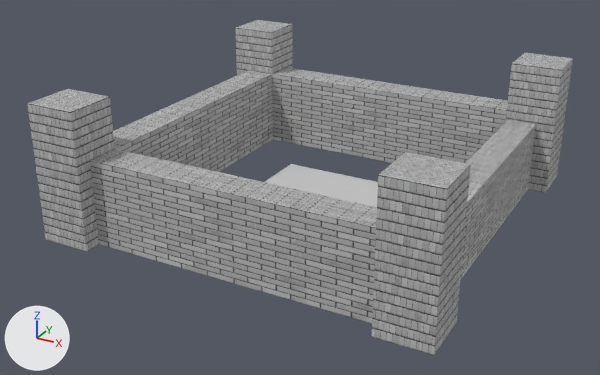
The FBX model Game/Game/GameContent/Level/castlelevel.FBX: old version first, new version second.
Before and after are seen from a 50 mm lens placed at (5.35, -10.45, 5.45), pointed at (-0.18, -0.39, 0.42). The lights are fixed; the arrows at lower left show +X, +Y and +Z. Where no turn or scale is listed for an object, it has been applied to the vertices.

Script lines for the objects in view, before the commit:
```python
ob_box003 = bpy.data.objects.new('Box003', me_mesh_001)
ob_box003.location = (2.54, 2.54, 0.0)
ob_box004 = bpy.data.objects.new('Box004', me_mesh_002)
ob_box004.location = (2.54, -2.54, 0.0)
ob_box004.scale = (0.0254, 0.0254, 0.0254)
ob_box005 = bpy.data.objects.new('Box005', me_mesh_003)
ob_box005.location = (-2.54, -2.54, 0.0)
ob_box006 = bpy.data.objects.new('Box006', me_mesh_004)
ob_box006.location = (-2.54, 2.54, 0.0)
ob_box007 = bpy.data.objects.new('Box007', me_mesh_005)
ob_box007.location = (0.0, -2.41, 0.0)
ob_box008 = bpy.data.objects.new('Box008', me_mesh_006)
ob_box008.location = (0.0, 2.41, 0.0)
ob_box009 = bpy.data.objects.new('Box009', me_mesh_007)
ob_box009.location = (-2.41, 0.0, 0.0)
ob_box010 = bpy.data.objects.new('Box010', me_mesh_008)
ob_box010.location = (2.41, 0.0, 0.0)
ob_plane001 = bpy.data.objects.new('Plane001', me_mesh)
ob_plane001.location = (0.0, 0.0, 0.0)
ob_plane001.scale = (0.0254, 0.0254, 0.0254)
```
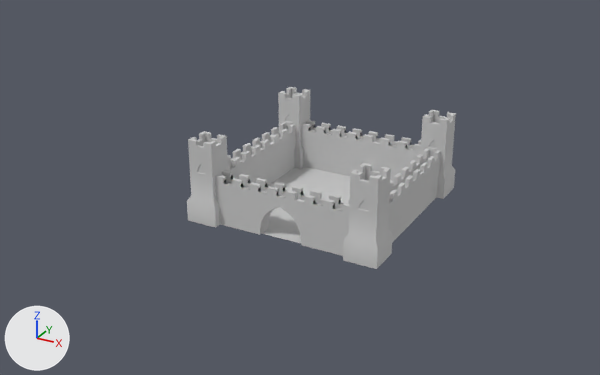
The newer file is also rescaled (x1.968) as a whole; pictures and numbers use the older file's frame.

What the commit changed:
Material '07 - Default' (mat_07___default) is new.
Its base color is (0.588, 0.588, 0.588) (light grey #cacaca).
Its roughness is 0.859.
Material '08 - Default' (mat_08___default) is new.
Its base color is (0.588, 0.588, 0.588) (light grey #cacaca).
Its roughness is 0.859.
Mesh me_mesh_002_1 is new.
It has 215 vertices, 208 faces and spans x -2.811..-2.313, y -0.137..0.362, z -0.003..1.278.
It uses material mat_07___default (its picture is missing).
Mesh me_mesh_005_1 is new.
It has 1593 vertices, 3474 faces and spans x -1.4..1.42, y -0.01..2.81, z 0.0..0.77.
It uses material mat_08___default (its picture is missing).
Object 'Box003' (ob_box003) is deleted.
Object 'Box005' (ob_box005) is deleted.
Object 'Box006' (ob_box006) is deleted.
Object 'Box008' (ob_box008) is deleted.
Object 'Box004' (ob_box004) now shows nothing instead of me_mesh_002.
Object 'Box007' (ob_box007) is deleted.
Object 'Box010' (ob_box010) is deleted.
Object 'Box009' (ob_box009) is deleted.
Object 'Box012' (ob_box012) is new; it shows me_mesh_002_1.
Its location is (1.29, -1.29, 0.0).
Object 'Box013' (ob_box013) is new; it shows a copy of me_mesh_002_1.
Its location is (3.87, -1.29, 0.0).
Object 'Box011' (ob_box011) is new; it shows a copy of me_mesh_002_1.
Its location is (1.29, 1.29, 0.0).
Object 'Box014' (ob_box014) is new; it shows a copy of me_mesh_002_1.
Its location is (3.87, 1.29, 0.0).
Object 'Box015' (ob_box015) is new; it shows me_mesh_005_1.
Its location is (0.03, -1.3, 0.0).

What differs and where, as boxes [x1, y1, x2, y2] in the pictures (600 x 375 px):
'Box007', deleted: before [90, 149, 377, 324]
'Box004', no longer drawn: before [372, 152, 471, 355]
'Box015', added: after [215, 120, 441, 256]
'Box008', deleted: before [272, 68, 508, 163]
'Box009', deleted: before [113, 70, 273, 172]
'Box005', deleted: before [27, 89, 115, 252]
'Box010', deleted: before [460, 120, 536, 281]
'Box003', deleted: before [506, 53, 573, 193]
'Box013', added: after [343, 163, 392, 269]
'Box012', added: after [187, 131, 228, 228]
'Box006', deleted: before [235, 20, 293, 75]
'Box014', added: after [420, 110, 456, 199]
'Box011', added: after [278, 87, 310, 169]
